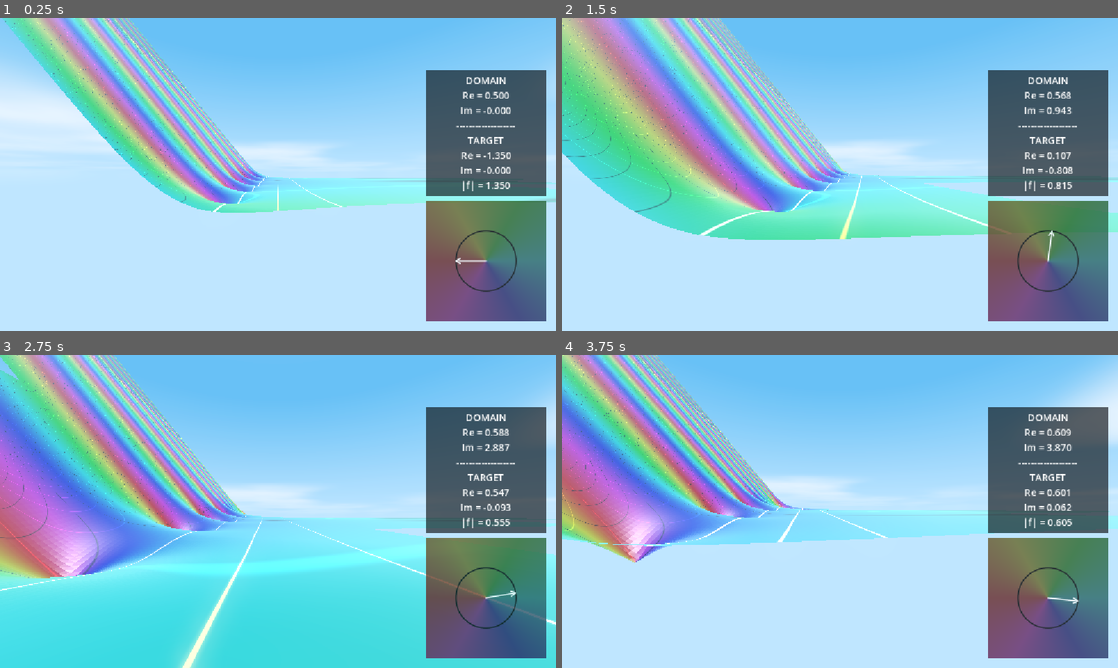
Above: before the commit, frames 1-4 (two rows, left to right).
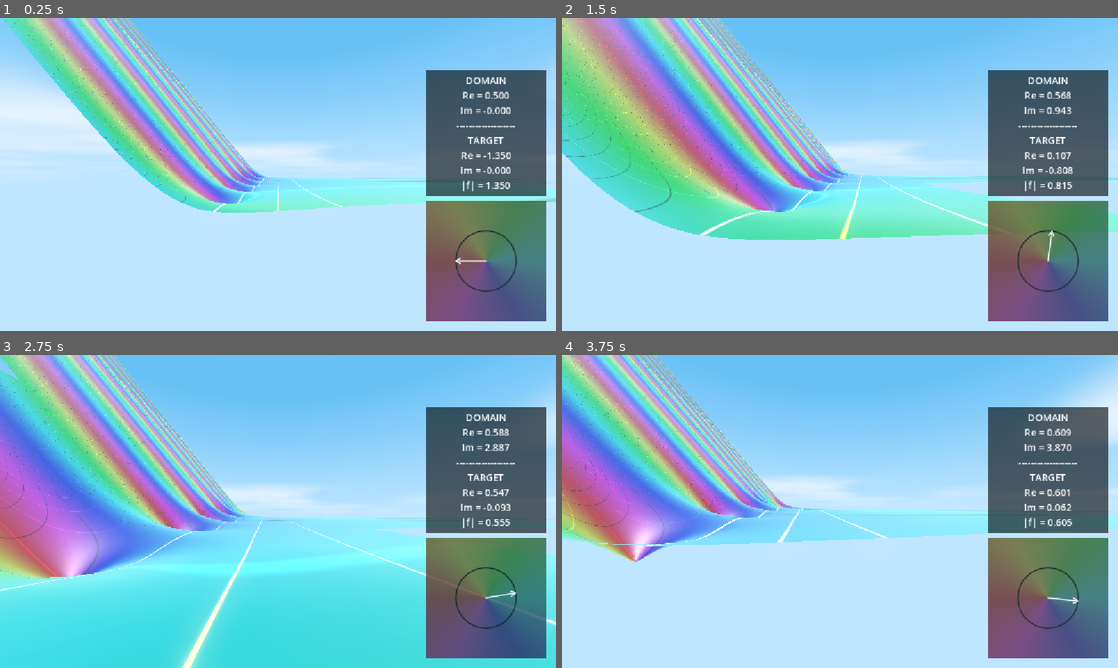
Above: after the commit, the same moments.

Repository: allanino/complex-functions-explorer
Game: Godot game, scene res://scenes/main.tscn
Same seed, same stepped clock (60 frames per second), same inputs: the game is played once before the commit and once after it.
Inputs (mouse positions are in pixels of both pictures, inside the frame that each line leads up to):
- Up to frame 1 (0.25 s): no input
- Up to frame 2 (1.5 s): tap Enter at 0.5 s; move the mouse to (867, 174) at 0.52 s; hold W (move_forward) from 0.53 s (still down); tap G at 0.6 s; tap Space at 0.77 s; move the mouse to (812, 174) at 1.27 s; tap C at 1.35 s
- Up to frame 3 (2.75 s): keep holding W (move_forward); tap Space at 1.52 s; move the mouse to (289, 505) at 2.02 s; hold Shift from 2.03 s (still down)
- Up to frame 4 (3.75 s): keep holding W (move_forward); move the mouse to (834, 517) at 2.77 s; release Shift at 2.78 s; tap Ctrl at 2.85 s; tap Space at 3.02 s; move the mouse to (878, 514) at 3.52 s; tap G at 3.6 s

The runs differ from the first frame. In frame 2, 0.5% of the frame differs, in the area x 24-57%, y 29-62%; in frame 3, 0.3%; in frame 4, 2.1%, in the area x 0-48%, y 8-67%.

Commit message:
Optimize rendering performance and add surface shading options
- Implemented performance optimizations: reduced vertex count, moved field calculations to vertex shader, and optimized uniform updates.
- Replaced surface shading checkbox with a selection list: Disabled, Estimated (fast derivatives), and Precise (finite differences).
- Updated HUD to include the new surface shading selection.
- Fixed a regression in normal calculation by updating world_pos after vertex displacement.
- Optimized sky shader complexity.

Co-authored-by: allanino <5325241+allanino@users.noreply.github.com>

Diff:
--- a/scenes/hud.tscn
+++ b/scenes/hud.tscn
@@ -475,17 +475,11 @@
 theme_override_font_sizes/font_size = 18
 text = "Surface Shading"
 
-[node name="NormalsCheckbox" type="CheckBox" parent="Control/MenuOverlay/CenterContainer/MainPanel/MarginContainer/ContentVBox/TabContainer/RENDERING/ShadingContainer"]
-custom_minimum_size = Vector2(10, 10)
-layout_mode = 2
-size_flags_vertical = 4
+[node name="NormalsButton" type="OptionButton" parent="Control/MenuOverlay/CenterContainer/MainPanel/MarginContainer/ContentVBox/TabContainer/RENDERING/ShadingContainer"]
+layout_mode = 2
+size_flags_horizontal = 3
+size_flags_stretch_ratio = 1.1
 focus_mode = 0
-theme_override_constants/h_separation = 0
-theme_override_styles/normal = SubResource("StyleBoxFlat_checkbox")
-theme_override_styles/hover = SubResource("StyleBoxFlat_checkbox_hover")
-theme_override_styles/pressed = SubResource("StyleBoxFlat_checkbox")
-theme_override_styles/hover_pressed = SubResource("StyleBoxFlat_checkbox_hover")
-theme_override_styles/focus = SubResource("StyleBoxFlat_checkbox")
 
 [node name="CurvesContainer" type="HBoxContainer" parent="Control/MenuOverlay/CenterContainer/MainPanel/MarginContainer/ContentVBox/TabContainer/RENDERING"]
 layout_mode = 2
--- a/scripts/field.gd
+++ b/scripts/field.gd
@@ -2,7 +2,7 @@
 class_name Field
 
 static var iterations: int = 120
-static var compute_normals: bool = true
+static var surface_shading_mode: int = 2 # 0: Disabled, 1: Estimated, 2: Precise
 static var show_curves: bool = true
 static var show_critical_stripe: bool = true
 static var golden_hour: bool = false
--- a/scripts/hud.gd
+++ b/scripts/hud.gd
@@ -21,7 +21,7 @@
 @onready var re_input = $Control/MenuOverlay/CenterContainer/MainPanel/MarginContainer/ContentVBox/TabContainer/DOMAIN/ReContainer/ReInput
 @onready var im_input = $Control/MenuOverlay/CenterContainer/MainPanel/MarginContainer/ContentVBox/TabContainer/DOMAIN/ImContainer/ImInput
 
-@onready var normals_checkbox = $Control/MenuOverlay/CenterContainer/MainPanel/MarginContainer/ContentVBox/TabContainer/RENDERING/ShadingContainer/NormalsCheckbox
+@onready var normals_button = $Control/MenuOverlay/CenterContainer/MainPanel/MarginContainer/ContentVBox/TabContainer/RENDERING/ShadingContainer/NormalsButton
 @onready var curves_checkbox = $Control/MenuOverlay/CenterContainer/MainPanel/MarginContainer/ContentVBox/TabContainer/RENDERING/CurvesContainer/CurvesCheckbox
 @onready var critical_container = $Control/MenuOverlay/CenterContainer/MainPanel/MarginContainer/ContentVBox/TabContainer/RENDERING/CriticalContainer
 @onready var critical_checkbox = $Control/MenuOverlay/CenterContainer/MainPanel/MarginContainer/ContentVBox/TabContainer/RENDERING/CriticalContainer/CriticalCheckbox
@@ -49,6 +49,11 @@
 	height_button.add_item("Logarithmic (a*log(ε + abs))")
 	height_button.add_item("Absolute")
 
+	normals_button.clear()
+	normals_button.add_item("Disabled")
+	normals_button.add_item("Estimated")
+	normals_button.add_item("Precise")
+
 func toggle_menu():
 	menu_overlay.visible = !menu_overlay.visible
 	if menu_overlay.visible:
@@ -59,7 +64,7 @@
 		iter_input.text = str(Field.iterations)
 		height_a_input.text = str(Field.height_a)
 		height_eps_input.text = str(Field.height_epsilon)
-		normals_checkbox.button_pressed = Field.compute_normals
+		normals_button.selected = Field.surface_shading_mode
 		curves_checkbox.button_pressed = Field.show_curves
 		critical_checkbox.button_pressed = Field.show_critical_stripe
 		golden_hour_checkbox.button_pressed = Field.golden_hour
@@ -119,7 +124,7 @@
 	Field.iterations = iters
 	Field.height_a = h_a
 	Field.height_epsilon = h_eps
-	Field.compute_normals = normals_checkbox.button_pressed
+	Field.surface_shading_mode = normals_button.selected
 	Field.show_curves = curves_checkbox.button_pressed
 	Field.show_critical_stripe = critical_checkbox.button_pressed
 	Field.golden_hour = golden_hour_checkbox.button_pressed
--- a/scripts/world_manager.gd
+++ b/scripts/world_manager.gd
@@ -57,7 +57,7 @@
 	# Check if any field properties have changed
 	var current_field_state = {
 		"iterations": Field.iterations,
-		"compute_normals": Field.compute_normals,
+		"surface_shading_mode": Field.surface_shading_mode,
 		"show_curves": Field.show_curves,
 		"show_critical_stripe": Field.show_critical_stripe,
 		"function_type": Field.function_type,
@@ -79,7 +79,7 @@
 func _update_chunk_uniforms(chunk: MeshInstance3D):
 	if chunk.material_override:
 		chunk.material_override.set_shader_parameter("iterations", Field.iterations)
-		chunk.material_override.set_shader_parameter("compute_normals", Field.compute_normals)
+		chunk.material_override.set_shader_parameter("surface_shading_mode", Field.surface_shading_mode)
 		chunk.material_override.set_shader_parameter("show_curves", Field.show_curves)
 		chunk.material_override.set_shader_parameter("show_critical_stripe", Field.show_critical_stripe)
 		chunk.material_override.set_shader_parameter("function_type", Field.function_type)
--- a/shaders/terrain.gdshader
+++ b/shaders/terrain.gdshader
@@ -6,7 +6,7 @@
 varying vec3 normal;
 varying vec2 field_val;
 
-uniform bool compute_normals = false;
+uniform int surface_shading_mode = 2; // 0: Disabled, 1: Estimated, 2: Precise
 uniform bool show_curves = true;
 uniform bool show_critical_stripe = true;
 
@@ -34,7 +34,18 @@
     VERTEX = local_pos;
     world_pos = (MODEL_MATRIX * vec4(local_pos, 1.0)).xyz;
 
-    normal = vec3(0.0, 1.0, 0.0);
+    if (surface_shading_mode == 2) {
+        // Precise normals using finite differences
+        float delta = 0.01;
+        float h_right = get_height(world_v_pos.x + delta, world_v_pos.z);
+        float h_forward = get_height(world_v_pos.x, world_v_pos.z + delta);
+
+        vec3 v_right = vec3(delta, h_right - h, 0.0);
+        vec3 v_forward = vec3(0.0, h_forward - h, delta);
+        normal = normalize(cross(v_forward, v_right));
+    } else {
+        normal = vec3(0.0, 1.0, 0.0);
+    }
     NORMAL = (MODEL_NORMAL_MATRIX * normal);
 }
 
@@ -72,7 +83,7 @@
         // (Note: ALBEDO and base emission use the modified base)
     }
 
-    if (compute_normals) {
+    if (surface_shading_mode == 1) {
         NORMAL = normalize(cross(dFdy(world_pos), dFdx(world_pos)));
     }
 
